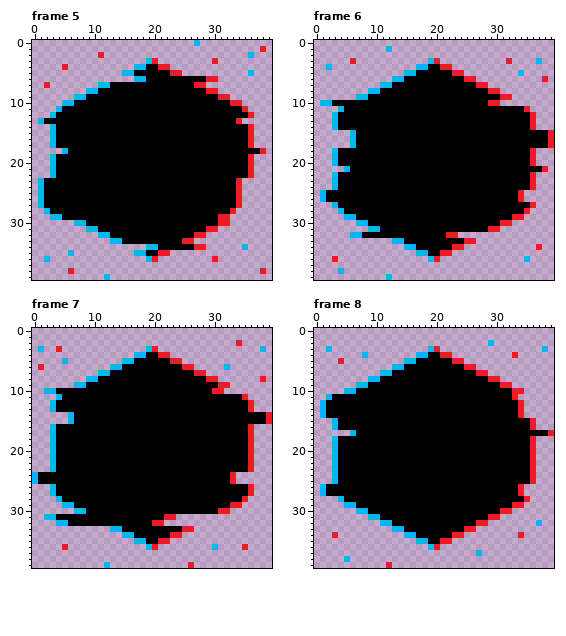
Pixel-art file -- sourceicons/cubes/ooshersglitched/source.ase. The picture above was drawn from the file before the commit.
40x40 pixels, 20 frames. Shown: frame 5, frame 6, frame 7, frame 8. The commit also changed other frames, which this record leaves out.
New version:
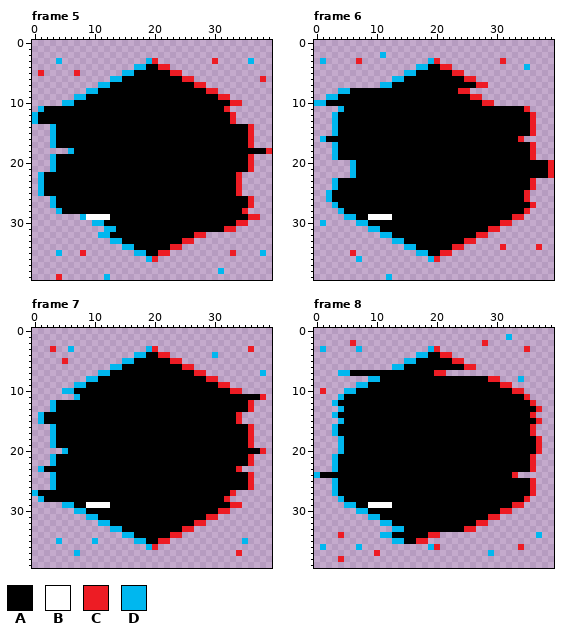
Palette (. is transparent): A #000000  B #ffffff  C #ed1c24  D #00b7ef
Edits made:
layer "Mouths" now shown
Changed rows in their new state; - is an unchanged pixel.
Frame 5, layers "Mouths", "Base":
first column x 1:
 0 --------------------------.-----------
 1 -------------------------------------.
 2 ----------.------------------------.--
 3 ---D-------------------------------D--
 4 ----.---------------------------------
 5 C-----C----------------------------.--
 6 ------------DDAAAA------CC....-------C
 7 -.------------------------------------
first column x 0:
11 -DAAA---------------------------C...-
12 DAAA-----------------------------C...
13 DA-------------------------------C.--
first column x 5:
18 .D-------------------------------AC
first column x 1:
22 DAA------------------------------C..
first column x 1:
26 ..D------------------------------AAC--
27 ..D------------------------------AAC--
28 -..D----------------------------AAC---
29 --.....DBBBB------------------AAAAACC-
30 ------...DD-------------------AAACC---
31 --------...DD---------------AAACC-----
34 --------------DDAAAA--CC....------.---
35 ---D-.-C------------------------C----D
36 -.---------------------------.--------
38 -----.------------------------D------.
39 ---C----------------------------------
Frame 6, layers "Mouths", "Base":
first column x 0:
 1 ------------.--------------------------
 2 -----------D---------------------------
 3 -D----.C-----------------------C.----.-
 4 --.--------------------------------D---
 5 ----------------------------------.----
 6 --------------------------------------.
 8 ----DDAAAAA-------------CC.....--------
 9 --DDAAAAA-----------------CC.....------
10 D-A-------------------------C-.--------
first column x 1:
15 --DAAA-----------------------------C...
16 DAAAAA---------------------------C.....
17 --DAAA-----------------------------C...
20 --...D-----------------------------AAAC
21 ----.D-------------------------------AC
22 --...D-----------------------------AAAC
25 .D-------------------------------AC----
26 .D-------------------------------AC----
29 --------BBBB---------------------------
30 D--------------------------------------
32 -----.....DD---------AAAAACC-----------
34 ------------------------------C--------
35 -----C---------------------------------
36 --.---D---------------------------.----
38 ---.-----------------------------------
Frame 7, layers "Mouths", "Base":
first column x 1:
 2 ---------------------------------.-----
 3 .-C.-D-----------------------------C-.-
 4 -----------------------------D---------
 5 ----C----------------------------------
 6 .------------------------------.-------
 7 -------------------------------------D-
 8 -------------------------------------.-
10 -...DD-----------------------AAACC-----
11 ---...D---------------------------AAAC-
14 DAAAAA---------------------------C.....
15 DAAAAA---------------------------C.....
first column x 0:
20 ---..D------------------------------AAC
23 -DAA------------------------------C..--
24 ...D-----------------------------AAAC--
25 ...D-----------------------------AAAC--
27 DAAA-----------------------------C...--
28 -DAAA---------------------------C...---
29 ---------BBBB--------------------------
31 --.......DD-----------AAAAAAACC--------
32 ----.......DD-------AAAAAAACC----------
35 ----D-----D------------------------D---
36 -----.------------------------.----.---
37 -------D--------------------------C----
39 ------------.-------------.------------
Frame 8, layers "Mouths", "Base":
first column x 1:
 1 -------------------------------D-------
 2 -----C---------------------C.----------
 3 D.----D---------------------------C--.-
 4 -------.------------------------.------
 5 ---.-----------------------------------
 7 ---DDAAAAAAA-------CC.......-----------
 8 ---------------------------------D-----
10 C--------------------------------------
11 -..D----------------------------AAC----
12 ..D------------------------------AAC---
13 ...D-----------------------------AAAC--
14 ..D------------------------------AAC---
15 --.D-------------------------------AC--
17 --DAAA-----------------------------C...
18 --.D-------------------------------AC--
19 --.D-------------------------------AC--
20 --.D-------------------------------AC--
first column x 0:
24 DAAA-----------------------------C...-
26 -..D------------------------------AAC-
27 -..D------------------------------AAC-
29 ---------BBBB-------------------------
32 -------------------------------------.
34 ---.C------DDAAAA--CC....---------.--D
35 -------------DDAACC....---------------
36 -D-----D--------------------------C---
37 ----------C----------------.-D--------
38 ----C.--------------------------------
39 ------------.-------------------------
